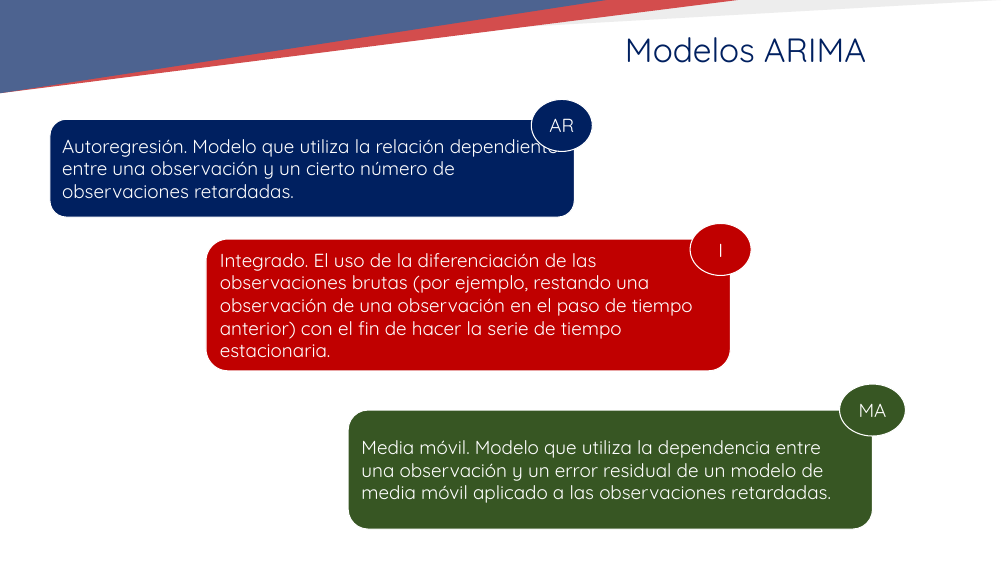
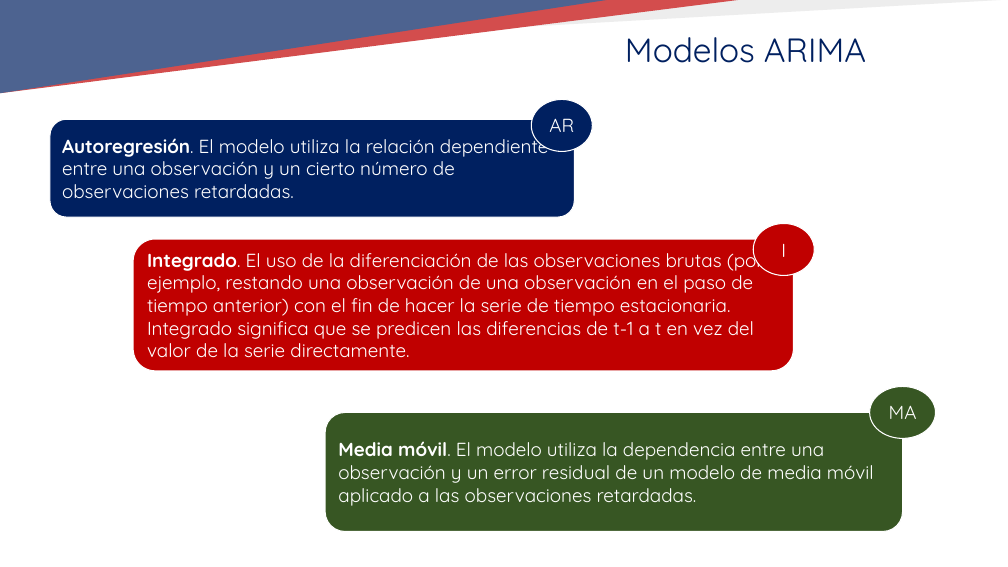
Before and after one commit to TeresaLS/timeseries_lab, a slide deck: slide 23 of 03_BASIC_MODELLING/03_BASIC_MODELLING.pptx. Drawn at 1008x567 pixels with LibreOffice and Linux fonts; fonts in the diff are those of the drawing; background and template pictures are left out. Boxes give left, top, right and bottom in pixels: in the first picture for what was removed or moved away, otherwise in the second. Text is boxed around its words. In the diff, an @@ line names an element or a change of style, - is before the commit and + after.

```diff
--- a/03_BASIC_MODELLING/03_BASIC_MODELLING.pptx
+++ b/03_BASIC_MODELLING/03_BASIC_MODELLING.pptx
@@ text in rounded rectangle at (62,133,548,199): text changed @@
-Autoregresión. Modelo que utiliza la relación dependiente entre una observación y un cierto número de observaciones retardadas.
+Autoregresión. El modelo utiliza la relación dependiente entre una observación y un cierto número de observaciones retardadas.
@@ rounded rectangle "Integrado. El uso de la ...": place and size @@
-rounded rectangle "Integrado. El uso de la ..." at (206,239,730,371)
+rounded rectangle "Integrado. El uso de la ..." at (133,239,793,371)
@@ ellipse "I": place and size @@
-ellipse "I" at (690,224,752,276)
+ellipse "I" at (753,224,814,276)
@@ text in rounded rectangle at (147,247,764,358): text changed @@
-Integrado. El uso de la diferenciación de las observaciones brutas (por ejemplo, restando una observación de una observación en el paso de tiempo anterior) con el fin de hacer la serie de tiempo estacionaria.
+Integrado. El uso de la diferenciación de las observaciones brutas (por ejemplo, restando una observación de una observación en el paso de tiempo anterior) con el fin de hacer la serie de tiempo estacionaria. Integrado significa que se predicen las diferencias de t-1 a t en vez del valor de la serie directamente.
@@ ellipse "MA": place and size @@
-ellipse "MA" at (840,384,906,436)
+ellipse "MA" at (870,386,935,439)
@@ rounded rectangle "Media móvil. El modelo utiliza ...": place and size @@
-rounded rectangle "Media móvil. El modelo utiliza ..." at (349,410,873,529)
+rounded rectangle "Media móvil. El modelo utiliza ..." at (325,413,903,532)
@@ text in rounded rectangle at (338,441,874,506): text changed @@
-Media móvil. Modelo que utiliza la dependencia entre una observación y un error residual de un modelo de media móvil aplicado a las observaciones retardadas.
+Media móvil. El modelo utiliza la dependencia entre una observación y un error residual de un modelo de media móvil aplicado a las observaciones retardadas.
```
Also in this commit, not shown: 2 other slides changed, 1 slide added, 37 other files.
